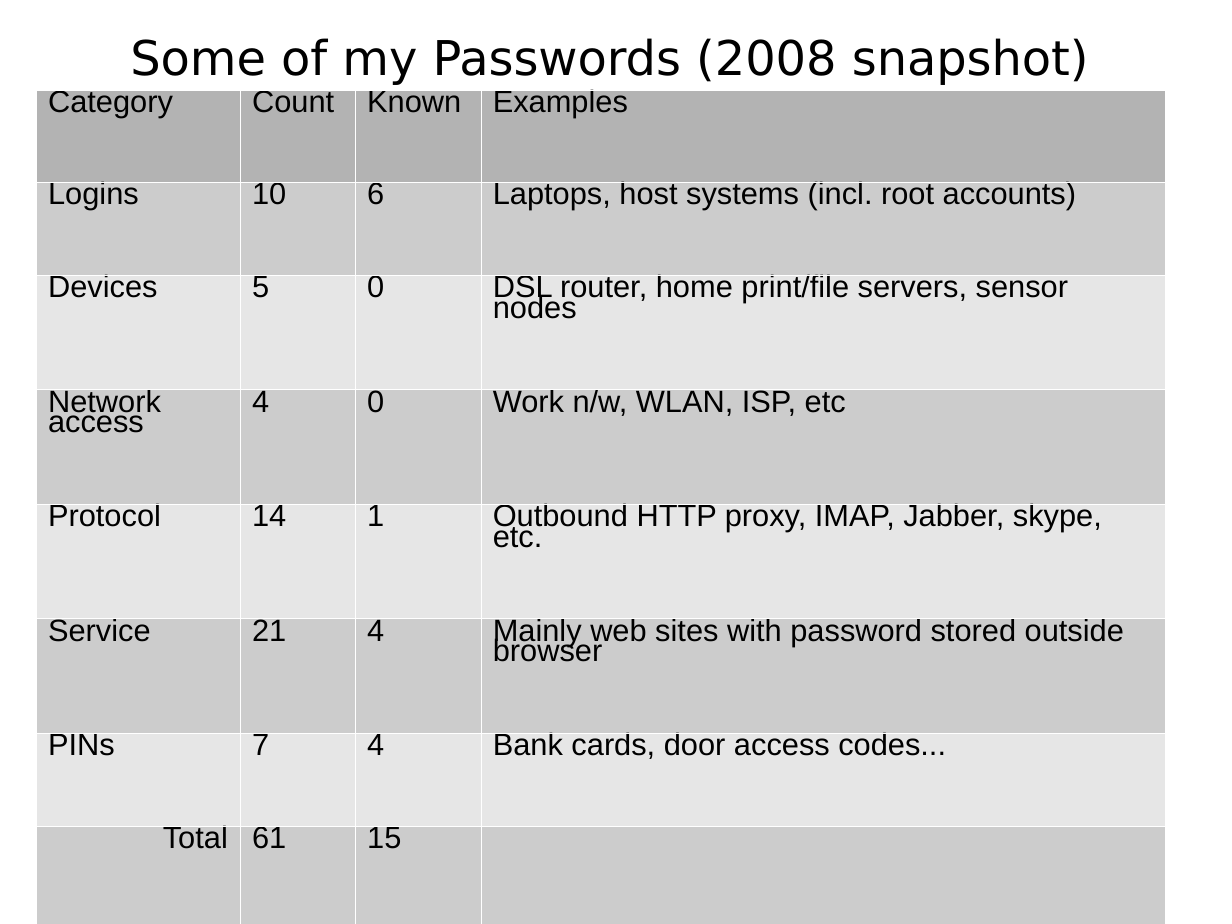
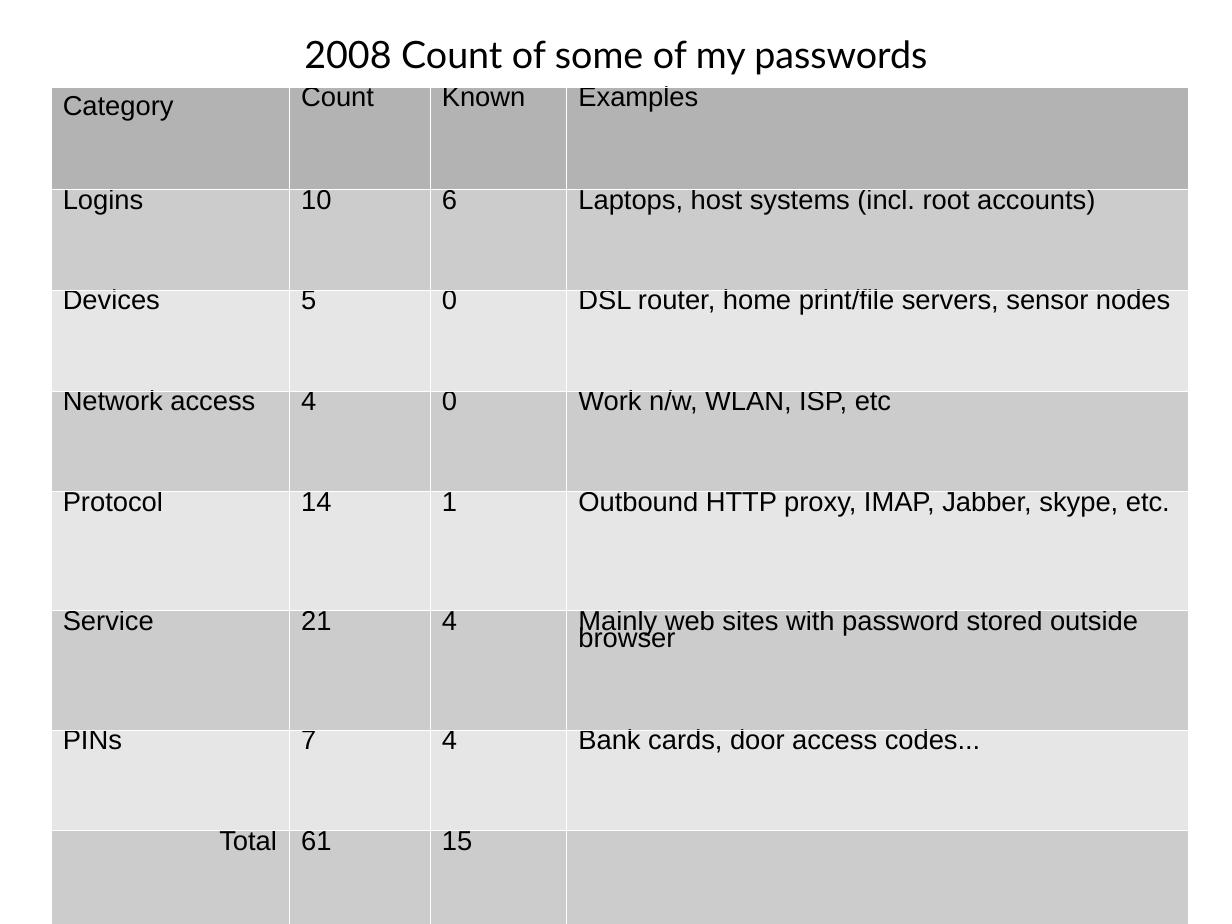
Before and after one commit to sftcd/cs7053, a slide deck: slide 48 of 2016lectures/02-concepts.ppt. Drawn at 1232x924 pixels with LibreOffice and Linux fonts; fonts in the diff are those of the drawing. Boxes give left, top, right and bottom in pixels: in the first picture for what was removed or moved away, otherwise in the second. Text is boxed around its words. In the diff, an @@ line names an element or a change of style, - is before the commit and + after.

```diff
--- a/2016lectures/02-concepts.ppt
+++ b/2016lectures/02-concepts.ppt
@@ text at [304,40,927,75]: text changed; size 28 to 22 pt; font DejaVu Sans to Lato @@
-Some of my Passwords (2008 snapshot)
+2008 Count of some of my passwords
@@ table at [51,86,1188,910] @@
@@ size 18 to 16 pt @@
@@ line spacing 0.6 to 0.93 @@
@@ line spacing 0.6 to 0.56 @@
@@ table: place and size @@
-table at [36,90,1165,918]
+table at [51,86,1188,910]
```
Also in this commit, not shown: 19 other slides changed, 2 other files.
